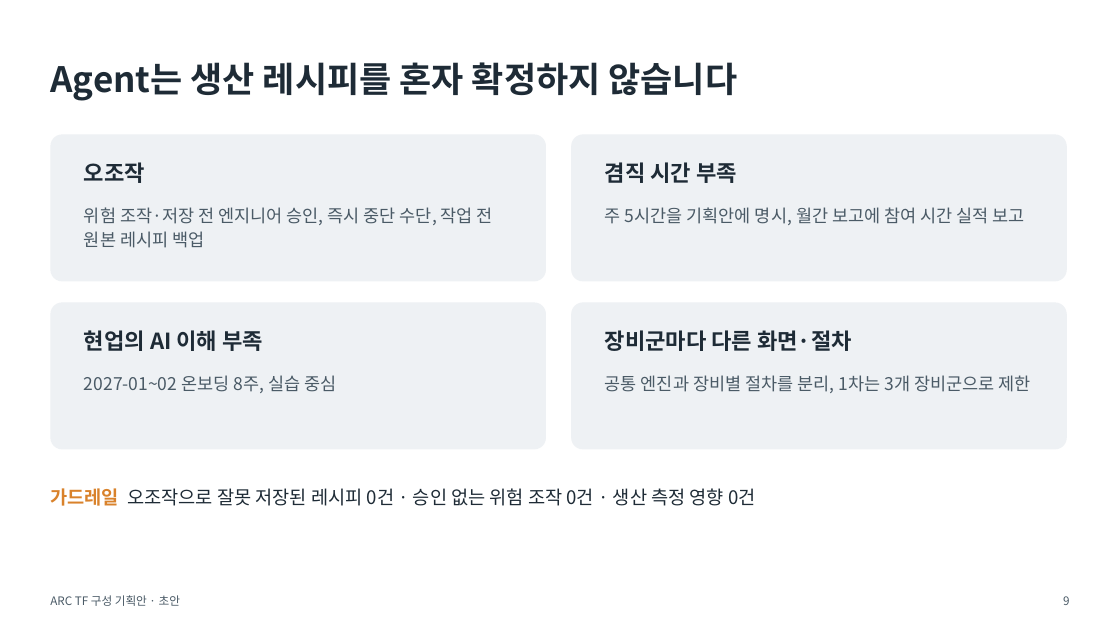
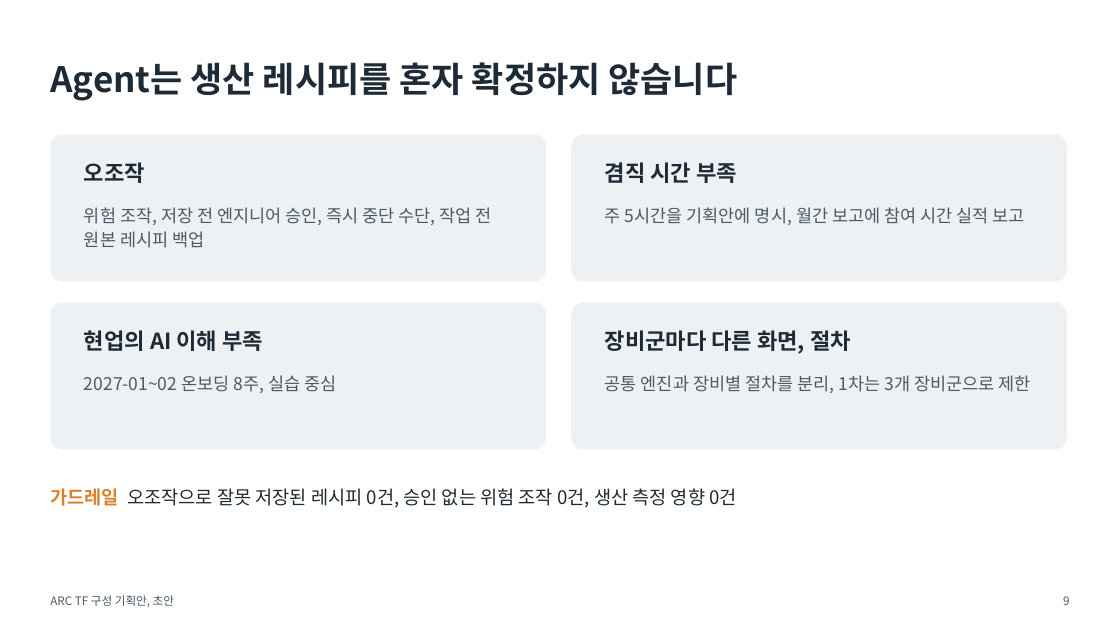
Before and after one commit to DarrenKoi/pm_notes, a slide deck: slide 9 of my-task/arc-tf/deliverables/arc-tf-proposal.pptx. Drawn at 1120x630 pixels with LibreOffice and Linux fonts; fonts in the diff are those of the drawing. Boxes give left, top, right and bottom in pixels: in the first picture for what was removed or moved away, otherwise in the second. Text is boxed around its words. In the diff, an @@ line names an element or a change of style, - is before the commit and + after.

```diff
--- a/my-task/arc-tf/deliverables/arc-tf-proposal.pptx
+++ b/my-task/arc-tf/deliverables/arc-tf-proposal.pptx
@@ text at <box>84,207,492,248</box>: text changed @@
-위험 조작·저장 전 엔지니어 승인, 즉시 중단 수단, 작업 전 원본 레시피 백업
+위험 조작, 저장 전 엔지니어 승인, 즉시 중단 수단, 작업 전 원본 레시피 백업
@@ text at <box>605,330,851,354</box>: text changed @@
-장비군마다 다른 화면·절차
+장비군마다 다른 화면, 절차
@@ text at <box>50,488,736,508</box>: text changed @@
-가드레일 오조작으로 잘못 저장된 레시피 0건 · 승인 없는 위험 조작 0건 · 생산 측정 영향 0건
+가드레일 오조작으로 잘못 저장된 레시피 0건, 승인 없는 위험 조작 0건, 생산 측정 영향 0건
@@ text at <box>50,595,174,607</box>: text changed @@
-ARC TF 구성 기획안 · 초안
+ARC TF 구성 기획안, 초안
```
Also in this commit, not shown: 9 other slides changed, 28 other files.
